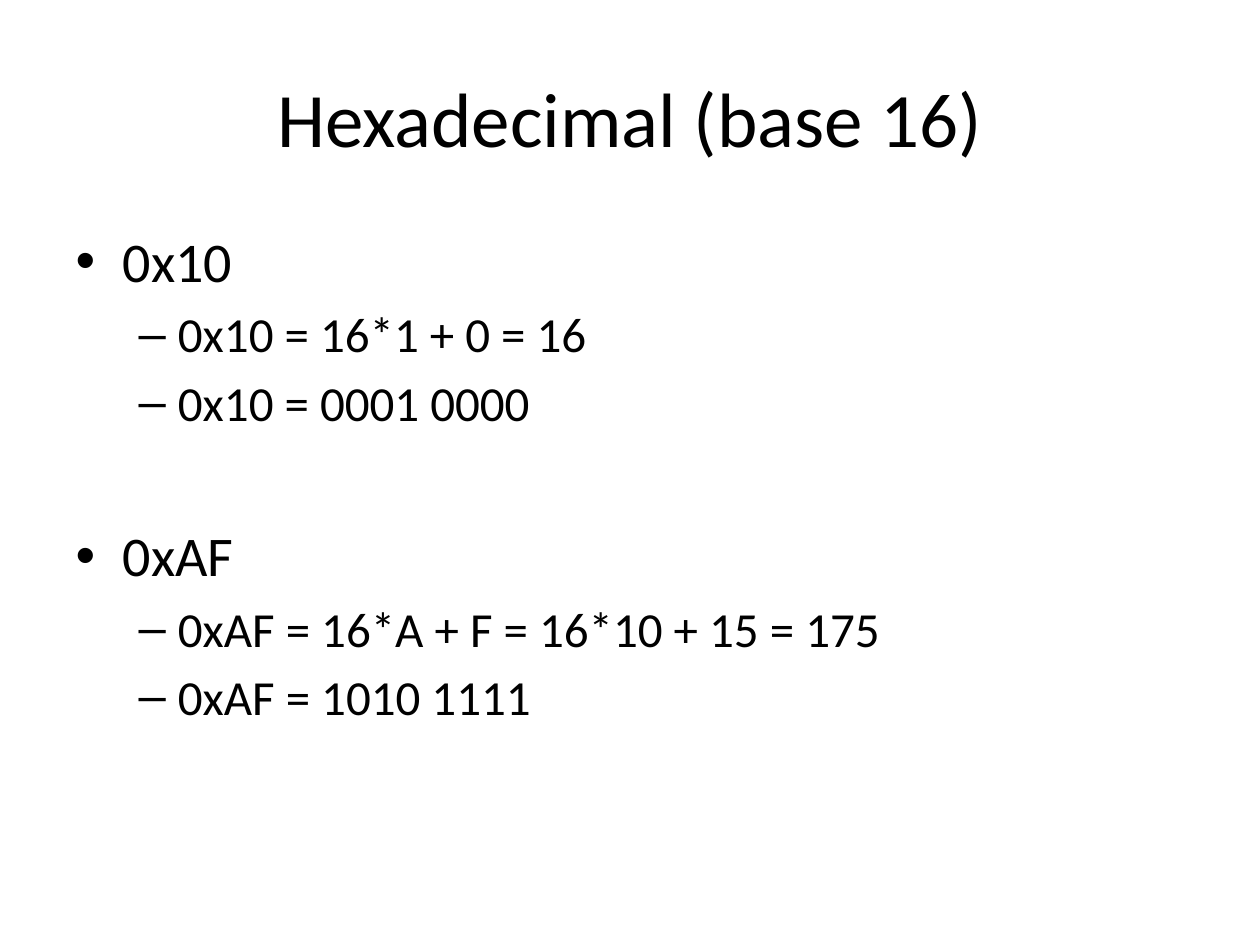
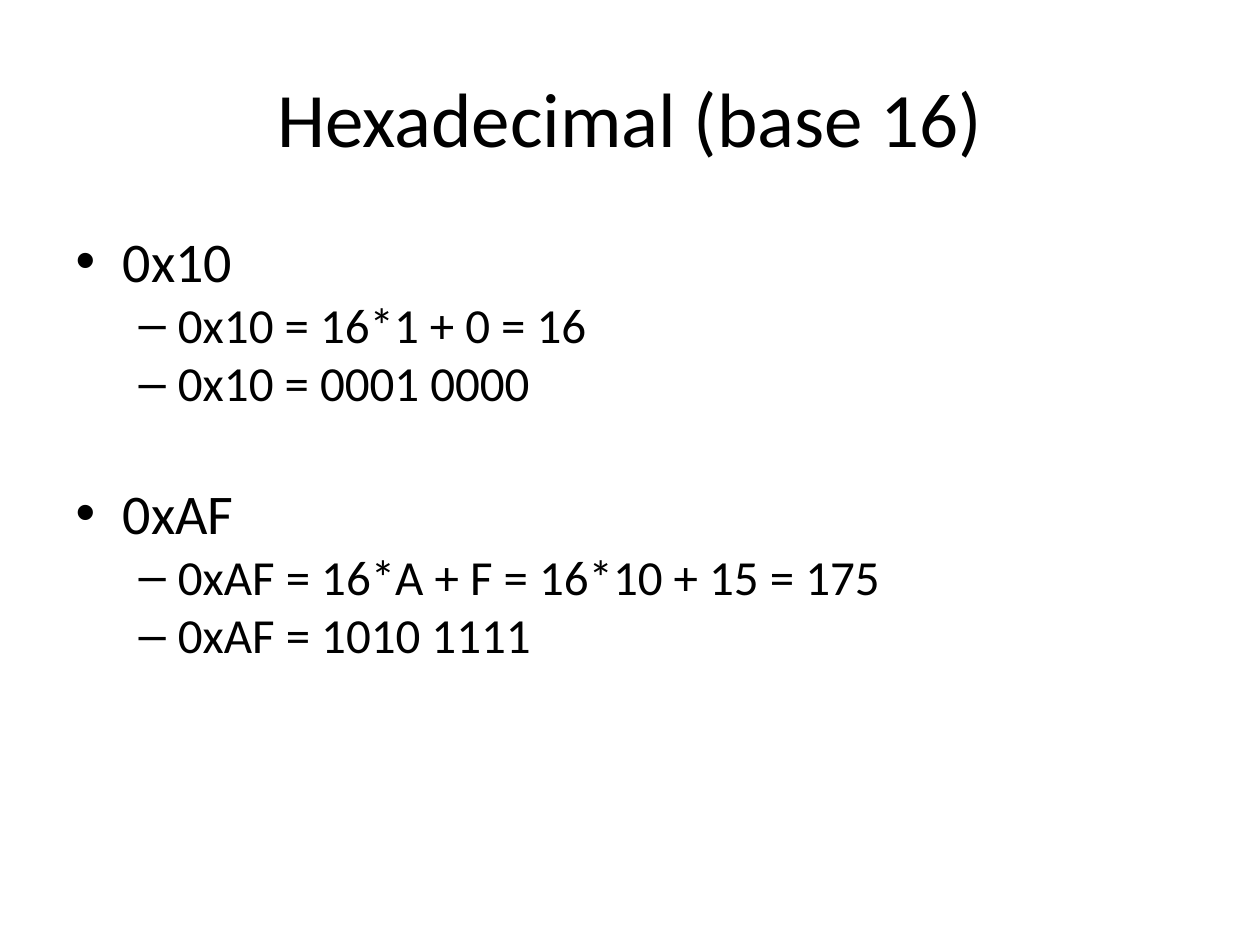
Before and after one commit to lucas-vasconcelos-pirani-carneiro/unb, a slide deck: slide 27 of seguranca-computacional/slides/criptografia-01.pptx. Drawn at 1260x945 pixels with LibreOffice and Linux fonts; fonts in the diff are those of the drawing. Boxes give left, top, right and bottom in pixels: in the first picture for what was removed or moved away, otherwise in the second. Text is boxed around its words. In the diff, an @@ line names an element or a change of style, - is before the commit and + after.

```diff
--- a/seguranca-computacional/slides/criptografia-01.pptx
+++ b/seguranca-computacional/slides/criptografia-01.pptx
@@ text "0x10" at box(123, 245, 879, 654): less space between paragraphs @@
```
Also in this commit, not shown: 23 other slides changed.
